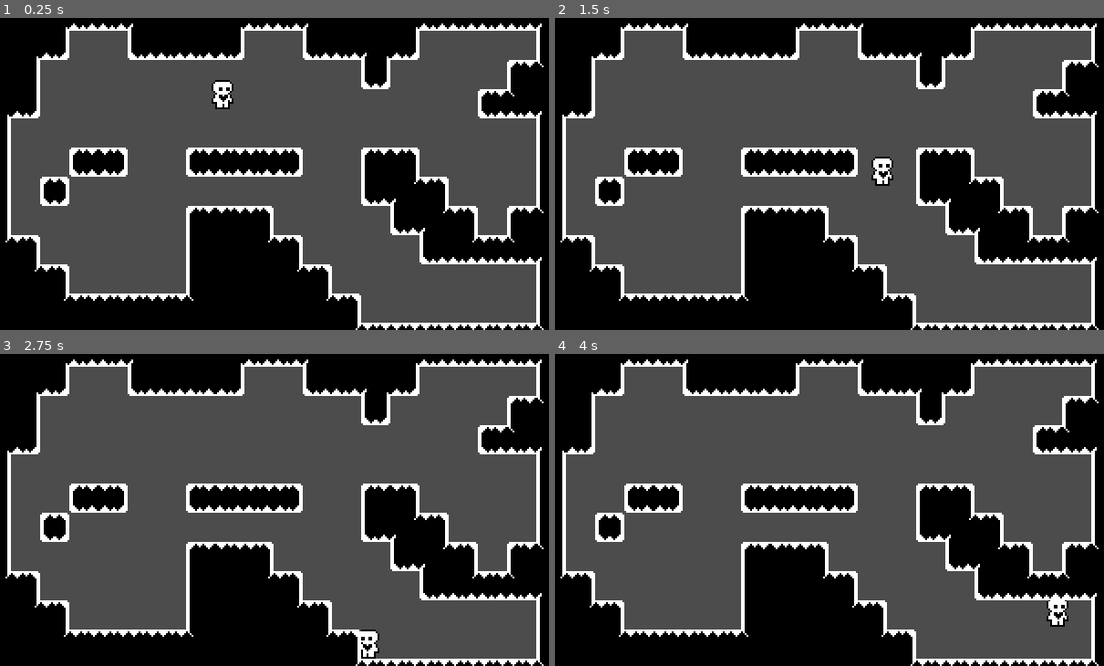
Above: before the commit, frames 1-4 (two rows, left to right).
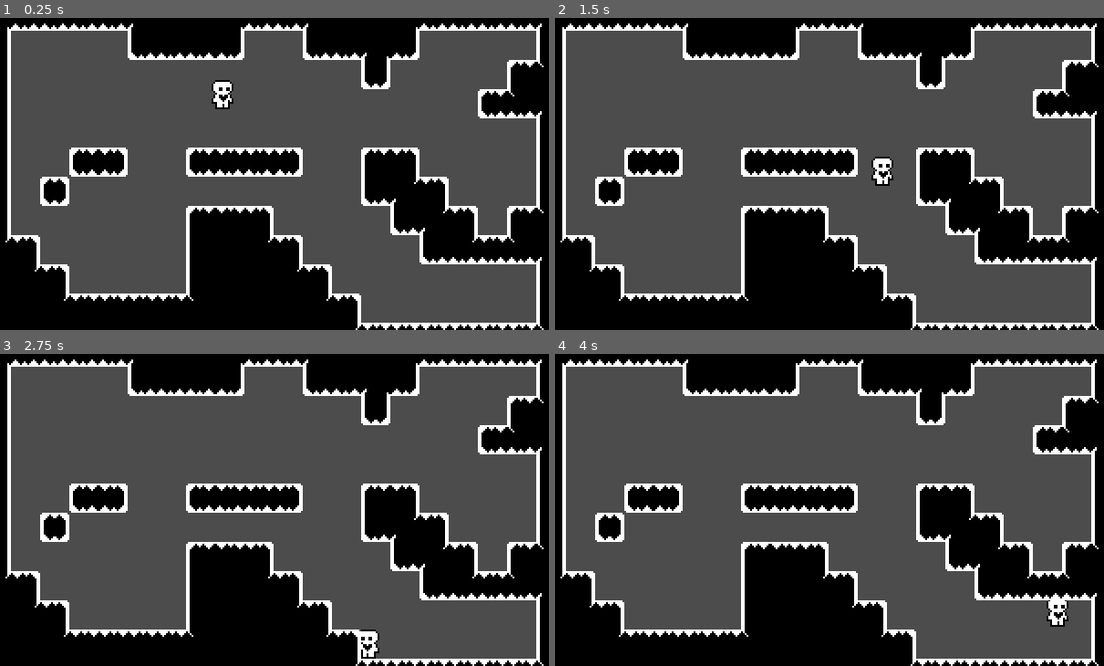
Above: after the commit, the same moments.

Repository: madeso/spelsylt4
Game: Godot game, scene res://world.tscn
Two runs of this game, one before a commit and one after it. Both use one fixed random seed, a clock stepped at 60 frames per second and the inputs below.
Inputs:
- Up to frame 1 (0.25 s): no input
- Up to frame 2 (1.5 s): hold Right (ui_right) from 0.53 s (still down); tap Up (ui_up) at 0.77 s
- Up to frame 3 (2.75 s): tap Up (ui_up) at 1.52 s; release Right (ui_right) at 2.03 s; hold Left (ui_left) from 2.03 s (still down)
- Up to frame 4 (4 s): release Left (ui_left) at 2.78 s; hold Right (ui_right) from 2.78 s (still down); tap Up (ui_up) at 3.02, 3.77 s

The runs differ from the first frame. In frame 1, 2.3% of the frame differs, in the area x 1-13%, y 1-33%; in frame 2, 2.3%; in frame 3, 2.3%; in frame 4, 2.3%.

Commit message:
made world a little bit better to walljump and slide in

Diff:
--- a/world.tscn
+++ b/world.tscn
@@ -461,4 +461,4 @@
 tile_set = SubResource( 48 )
 cell_size = Vector2( 16, 16 )
 format = 1
-tile_data = PoolIntArray( -1, 0, 0, -65536, 0, 1, -65535, 0, …(256 unchanged characters)… -65516, 0, 2, 65535, 0, 65536, 0, 0, 65537, 1, 0, 65537, 2, 0, 65541, 3, 0, 131073, 4, 0, 131073, 5, 0, 65542, 6, 0, 65537, 7, 0, 65537, 8, 0, 65541, 9, 0, 131073, 10, 0, 131073, 11, 0, 65542, 12, 0, 65537, 13, 0, 65537, 14, 0, 65541, 15, 0, 131073, 16, 0, 131073, 17, 0, 131073, 18, 0, 131073, 19, 0, 65542, 20, 0, 65538, 131071, 0, 65536, 65536, 0, 65537, 65537, 0, 65541, 65538, 0, 131074, 65541, 0, 131072, 65542, 0, 131073, 65543, 0, 131073, 65544, 0, 131074, 65547, 0, 131072, 65548, 0, 131073, 65549, 0, 65544, 65550, 0, 131074, 65555, 0, 65536, 65556, 0, 65538, 196607, 0, 65536, 131072, 0, 65537, 131073, 0, 65538, 131085, 0, 131075, 131090, 0, 0, 131091, 0, 131078, 131092, 0, 65538, 262143, 0, 65536, 196608, 0, 65541, 196609, 0, 131074, 196625, 0, 196608, 196626, 0, 196614,  …(1749 unchanged characters)…
+tile_data = PoolIntArray( -1, 0, 0, -65536, 0, 1, -65535, 0, …(256 unchanged characters)… -65516, 0, 2, 65535, 0, 65536, 0, 0, 65541, 1, 0, 131073, 2, 0, 131073, 3, 0, 131073, 4, 0, 131073, 5, 0, 65542, 6, 0, 65537, 7, 0, 65537, 8, 0, 65541, 9, 0, 131073, 10, 0, 131073, 11, 0, 65542, 12, 0, 65537, 13, 0, 65537, 14, 0, 65541, 15, 0, 131073, 16, 0, 131073, 17, 0, 131073, 18, 0, 131073, 19, 0, 65542, 20, 0, 65538, 131071, 0, 65536, 65536, 0, 65538, 65541, 0, 131072, 65542, 0, 131073, 65543, 0, 131073, 65544, 0, 131074, 65547, 0, 131072, 65548, 0, 131073, 65549, 0, 65544, 65550, 0, 131074, 65555, 0, 65536, 65556, 0, 65538, 196607, 0, 65536, 131072, 0, 65538, 131085, 0, 131075, 131090, 0, 0, 131091, 0, 131078, 131092, 0, 65538, 262143, 0, 65536, 196608, 0, 65538, 196625, 0, 196608, 196626, 0, 196614,  …(1749 unchanged characters)…
